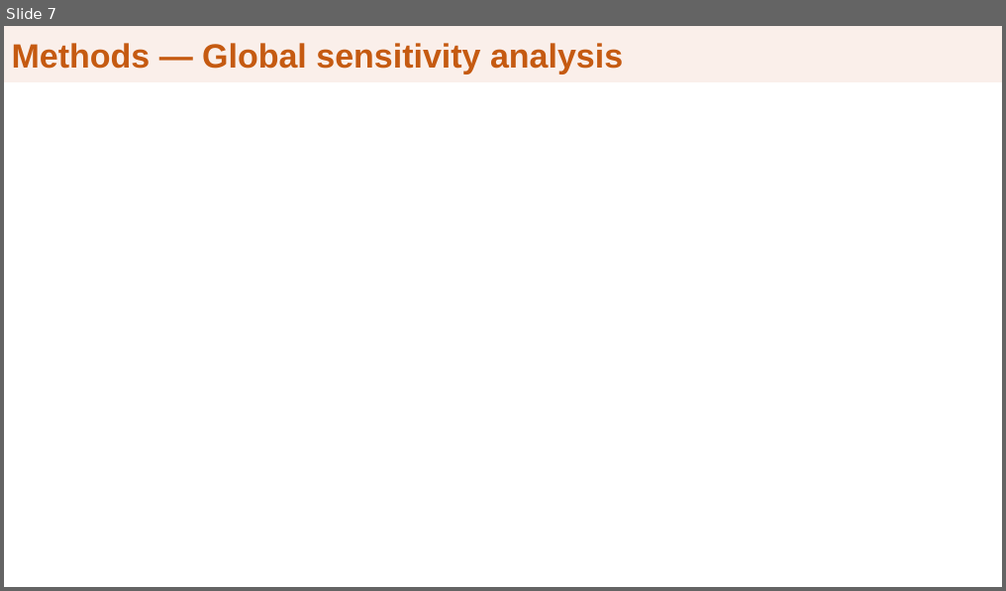
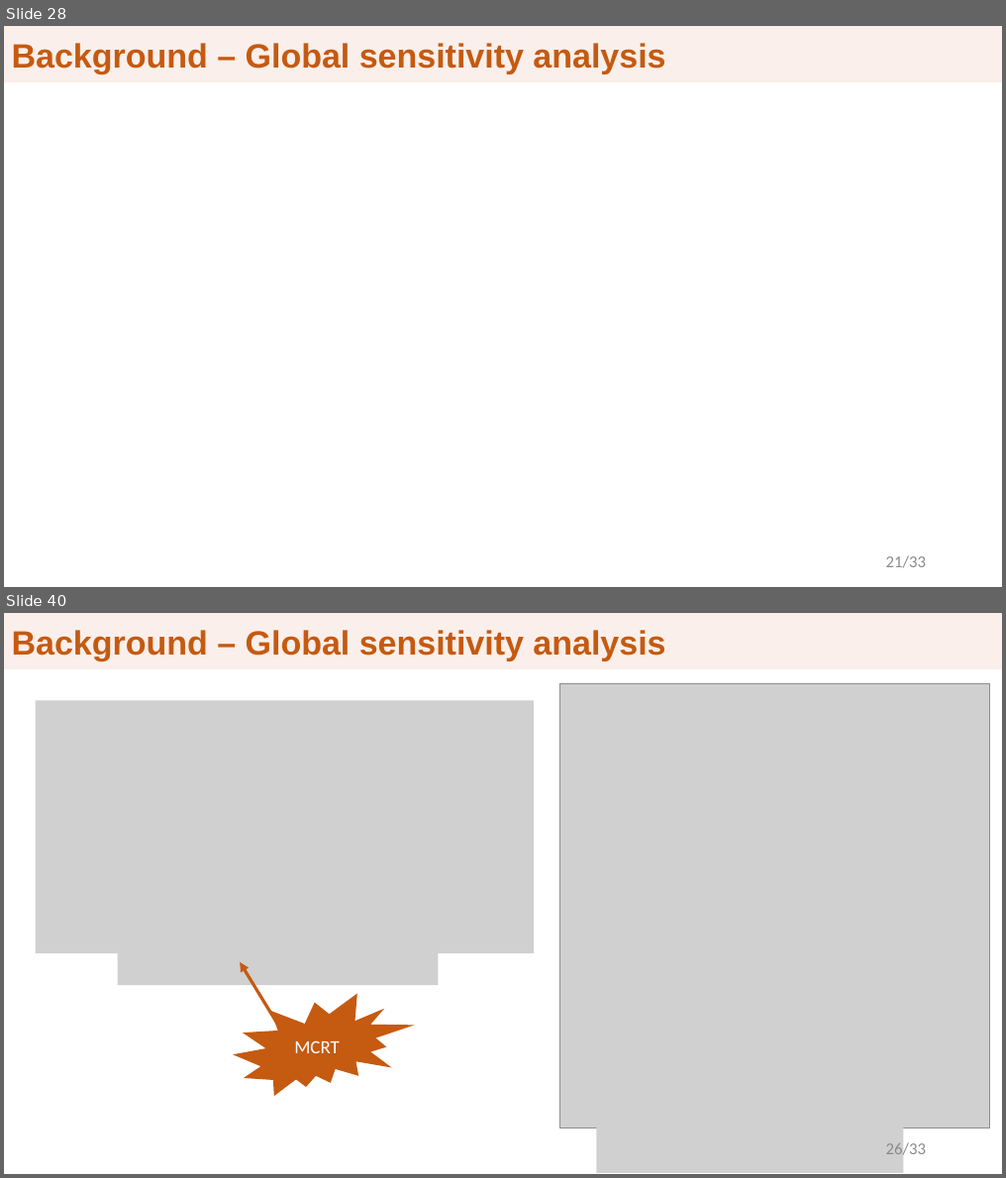
Before and after one commit to clemekay/preliminary-exam, a slide deck: Prelim_presentation.pptx. Shown one above the other, each under a label of ours: slide 7 before the commit, slides 28 and 40 after it; the slides between them are not shown. The pictures are 1006x591 and 1006x1178 pixels, drawn with LibreOffice and Linux fonts; fonts in the diff are those of the drawing; grey boxes stand for pictures; background and template pictures are left out. Boxes give left, top, right and bottom in pixels: in the first picture for what was removed or moved away, otherwise in the second. Text is boxed around its words. In the diff, an @@ line names an element or a change of style, - is before the commit and + after.

```diff
--- a/Prelim_presentation.pptx
+++ b/Prelim_presentation.pptx
@@ slide 40 added at (4,613,1002,1174), background #FFFFFF; not listed: 1 template element that a slide beside it also shows @@
@@ title added at (4,613,990,668), fill #FAEFEA, outline #FAEFEA 0.75 pt, 32.4 pt, text #C55A11, bold @@
+Background – Global sensitivity analysis
@@ picture added at (36,700,534,954) @@
@@ picture added at (560,683,990,1128) @@
@@ picture added at (638,866,677,896) @@
@@ picture added at (118,909,439,985) @@
@@ arrow added from (285, 1035) to (240, 962), #C55A11 3 pt @@
@@ picture added at (637,964,676,994) @@
@@ irregular seal added at (233,994,415,1096), fill #C55A11, 18 pt, text #FFFFFF @@
+MCRT
@@ picture added at (637,1061,676,1091) @@
@@ picture added at (597,1118,904,1173) @@
@@ text added at (886,1141,926,1158), 16 pt, text #8C8C8C @@
+26/33
@@ what was slide 7 is now slide 28 @@
@@ slide 28 changed as well @@
@@ title "Background – Global sensitivity analysis": place and size @@
-title "Background – Global sensitivity analysis" at (4,26,870,81)
+title "Background – Global sensitivity analysis" at (4,26,990,81)
@@ title at (12,43,665,75): text changed @@
-Methods — Global sensitivity analysis
+Background – Global sensitivity analysis
@@ text added at (886,556,926,569), 16 pt, text #8C8C8C @@
+21/33
```
Also in this commit, not shown: 7 other slides changed, 41 other slides added, 6 slides removed, 1 other file.
